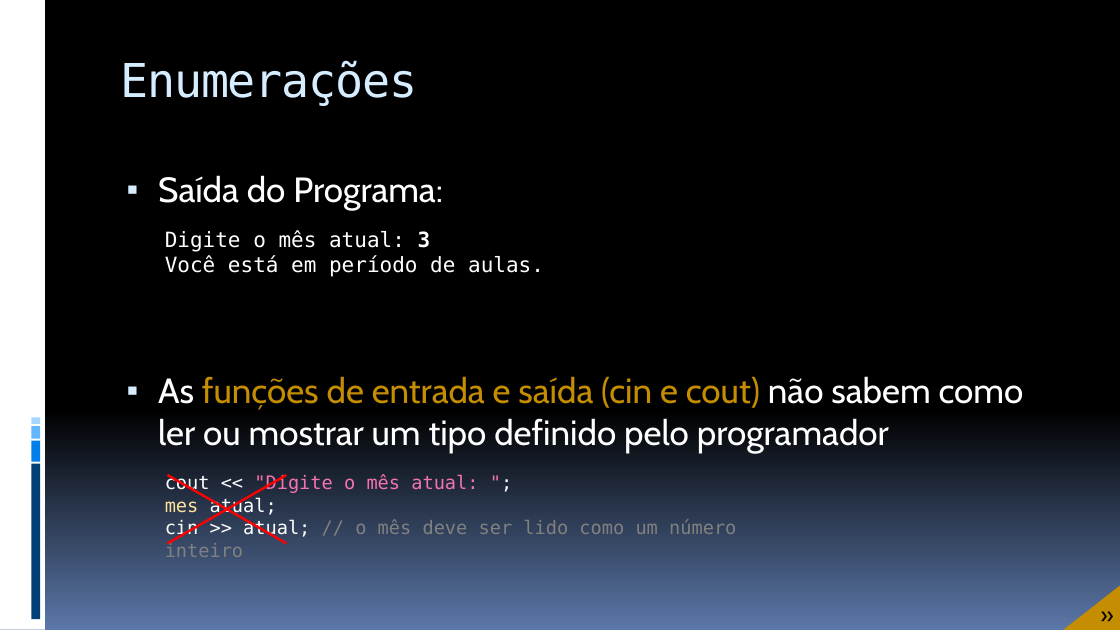
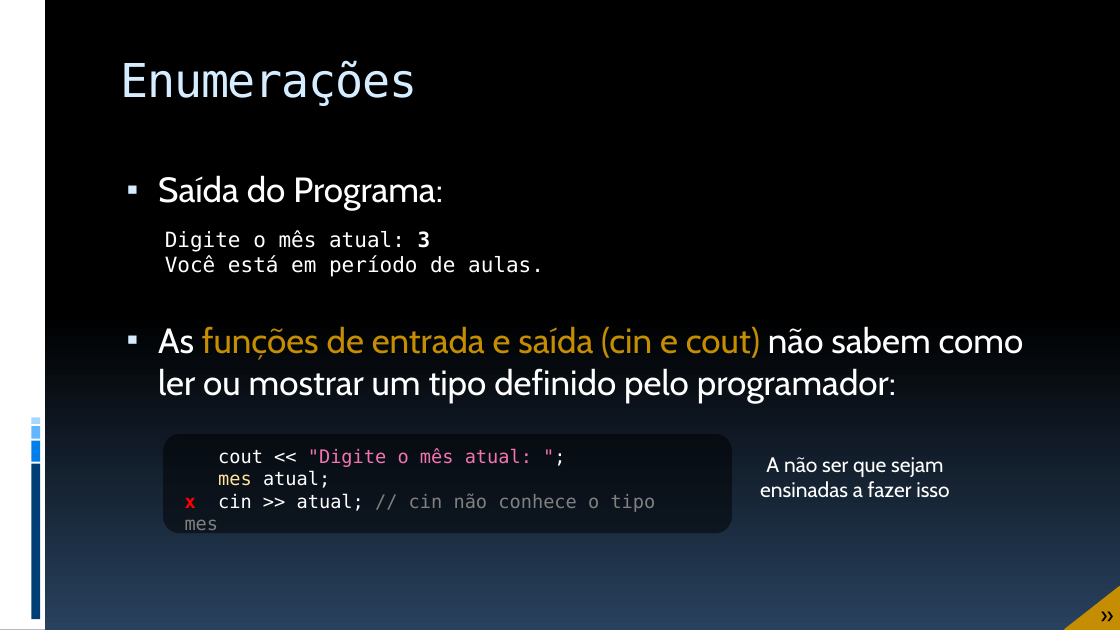
Before and after one commit to JudsonSS/ProgComp, a slide deck: slide 22 of Slides/13. Uniões e Enumerações.pptx (slide 20 before the commit). Drawn at 1120x630 pixels with LibreOffice and Linux fonts; fonts in the diff are those of the drawing. Boxes give left, top, right and bottom in pixels: in the first picture for what was removed or moved away, otherwise in the second. Text is boxed around its words. In the diff, an @@ line names an element or a change of style, - is before the commit and + after.

```diff
--- a/Slides/13. Uniões e Enumerações.pptx
+++ b/Slides/13. Uniões e Enumerações.pptx
@@ background gradient #000000 to #5B77A8 to gradient #000000 to #28415E @@
@@ text at (x1=158, y1=326, x2=1024, y2=404): text changed @@
-▪ As funções de entrada e saída (cin e cout) não sabem como ler ou mostrar um tipo definido pelo programador
+▪ As funções de entrada e saída (cin e cout) não sabem como
+  ler ou mostrar um tipo definido pelo programador:
@@ rounded rectangle added at (x1=163, y1=434, x2=732, y2=534), fill #000000 at 50% opacity @@
@@ text "cout << "Digite o mês ..." moved from (x1=165, y1=475, x2=736, y2=557) to (x1=185, y1=448, x2=656, y2=512) @@
@@ line removed from (167, 475) to (287, 544) @@
@@ line removed from (167, 544) to (287, 475) @@
@@ text added at (x1=760, y1=457, x2=949, y2=497), 18 pt, text #FFFFFF @@
+A não ser que sejam ensinadas a fazer isso
@@ text at (x1=185, y1=493, x2=656, y2=512): text changed @@
-cin >> atual; // o mês deve ser lido como um número inteiro
+x cin >> atual; // cin não conhece o tipo mes
```
Also in this commit, not shown: 23 other slides changed, 2 slides added, 5 other files.
